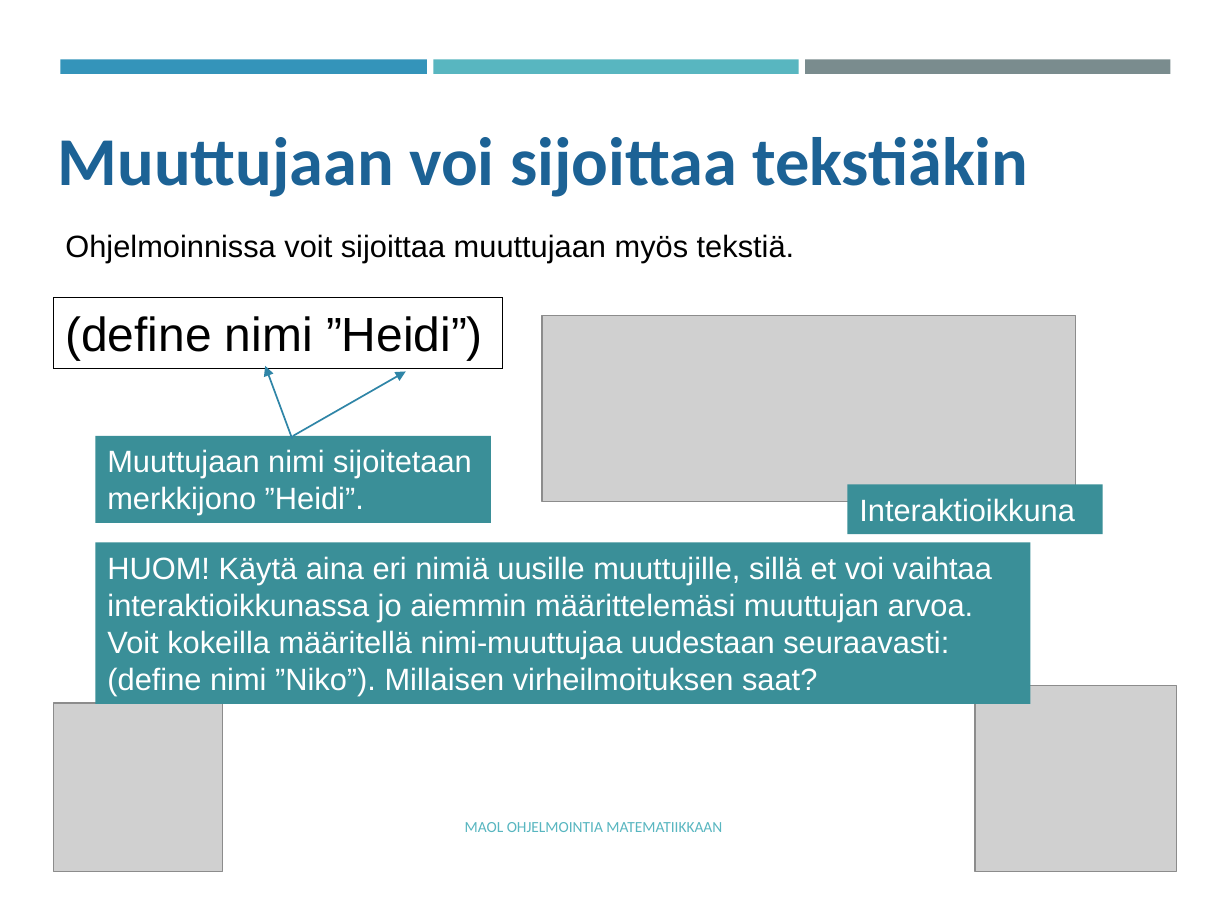
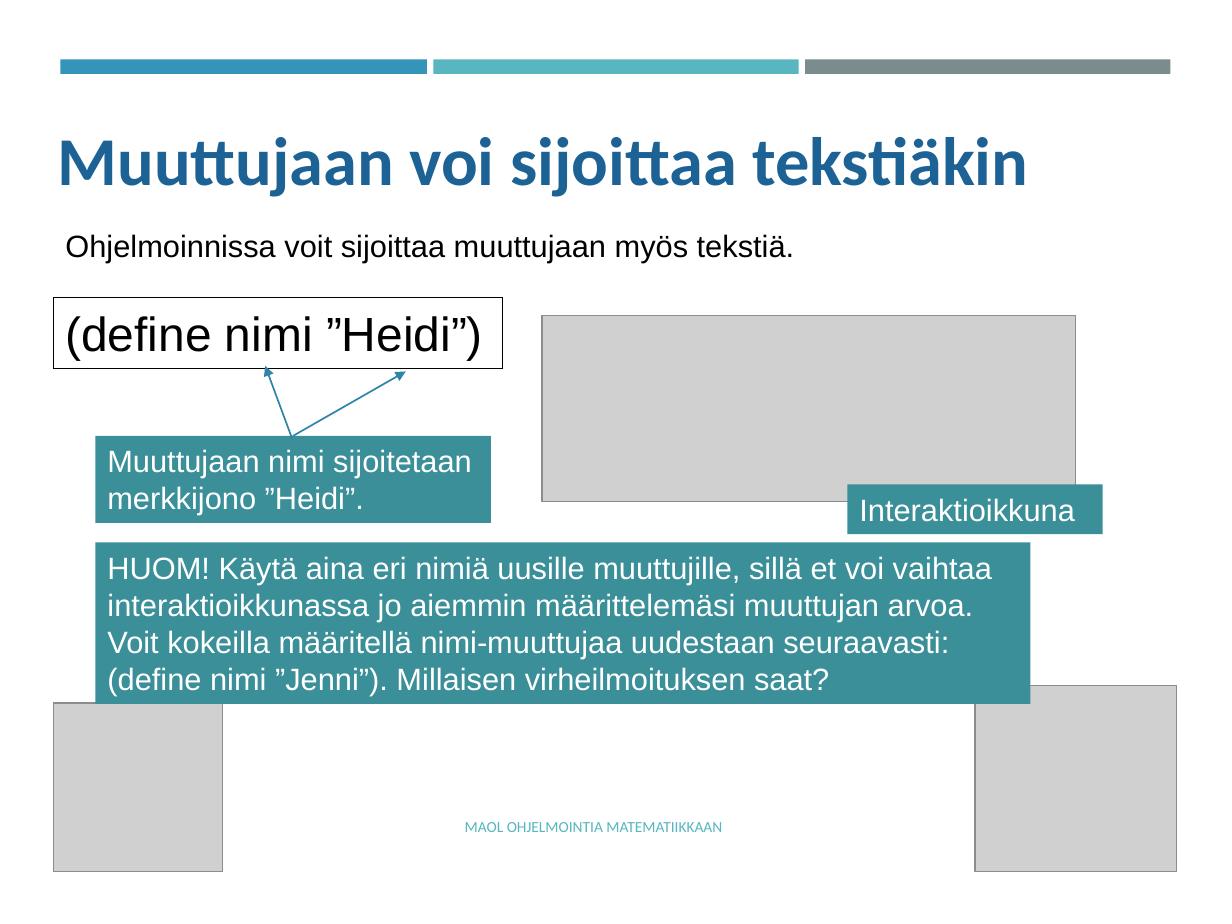
Before and after one commit to tyynetyyne/tyynetyyne.github.io, a slide deck: slide 3 of tehtavat/tiedostot/maol/power_point/Racket-MAOL-5-6-muuttujat.pptx. Drawn at 1232x924 pixels with LibreOffice and Linux fonts; fonts in the diff are those of the drawing; grey boxes stand for pictures. Boxes give left, top, right and bottom in pixels: in the first picture for what was removed or moved away, otherwise in the second. Text is boxed around its words. In the diff, an @@ line names an element or a change of style, - is before the commit and + after.

```diff
--- a/tehtavat/tiedostot/maol/power_point/Racket-MAOL-5-6-muuttujat.pptx
+++ b/tehtavat/tiedostot/maol/power_point/Racket-MAOL-5-6-muuttujat.pptx
@@ text in rectangle at (107, 556, 992, 695): text changed @@
-HUOM! Käytä aina eri nimiä uusille muuttujille, sillä et voi vaihtaa interaktioikkunassa jo aiemmin määrittelemäsi muuttujan arvoa. Voit kokeilla määritellä nimi-muuttujaa uudestaan seuraavasti: (define nimi ”Niko”). Millaisen virheilmoituksen saat?
+HUOM! Käytä aina eri nimiä uusille muuttujille, sillä et voi vaihtaa interaktioikkunassa jo aiemmin määrittelemäsi muuttujan arvoa. Voit kokeilla määritellä nimi-muuttujaa uudestaan seuraavasti: (define nimi ”Jenni”). Millaisen virheilmoituksen saat?
```
Also in this commit, not shown: 9 other slides changed, 3 slides added, 1 slide removed.
